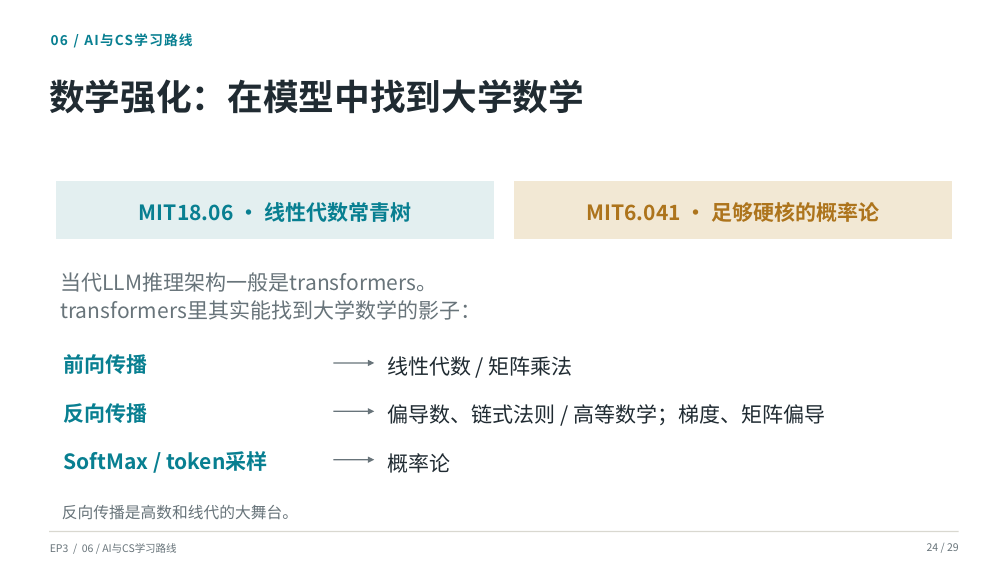
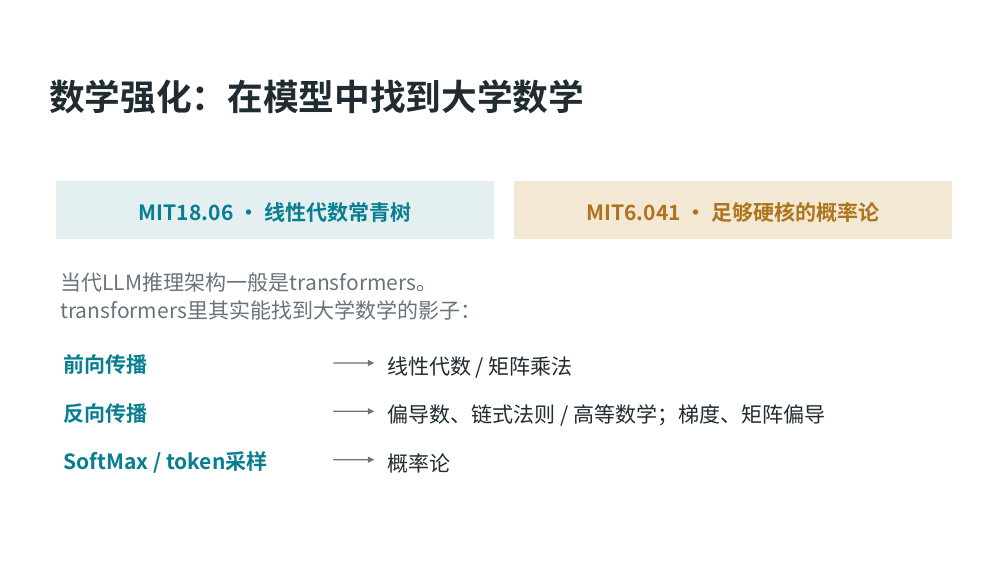
Before and after one commit to SCPZ24/AgentFlow-Salon, a slide deck: slide 16 of PPTs/EP3/Meeting03.pptx (slide 19 before the commit). Drawn at 1008x567 pixels with LibreOffice and Linux fonts; fonts in the diff are those of the drawing; background and template pictures are left out. Boxes give left, top, right and bottom in pixels: in the first picture for what was removed or moved away, otherwise in the second. Text is boxed around its words. In the diff, an @@ line names an element or a change of style, - is before the commit and + after.

```diff
--- a/PPTs/EP3/Meeting03.pptx
+++ b/PPTs/EP3/Meeting03.pptx
@@ text removed at [51,33,192,47] @@
-06 / AI与CS学习路线
@@ text removed at [62,505,298,519] @@
-反向传播是高数和线代的大舞台。
@@ line removed from (49, 532) to (959, 532) @@
@@ text removed at [50,543,176,553] @@
-EP3 / 06 / AI与CS学习路线
@@ text removed at [927,543,959,551] @@
-24 / 29
```
Also in this commit, not shown: 10 other slides changed, 3 slides added, 7 slides removed, 8 other files.
